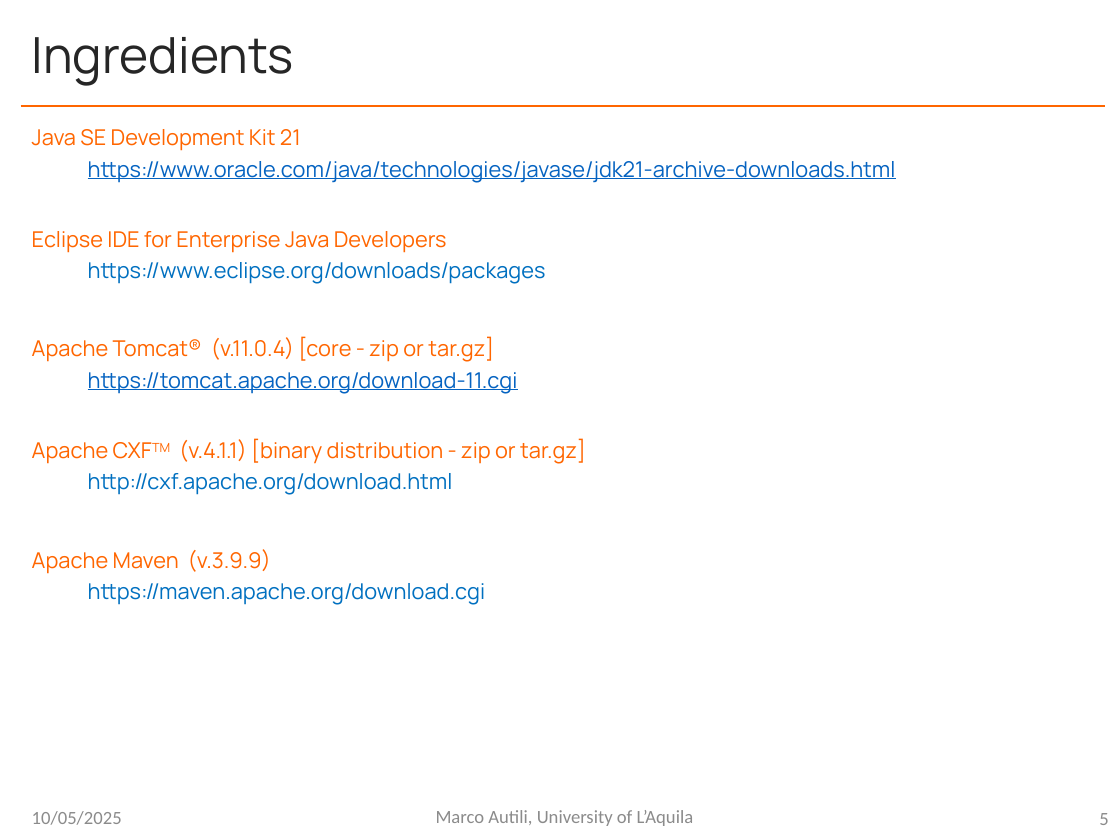
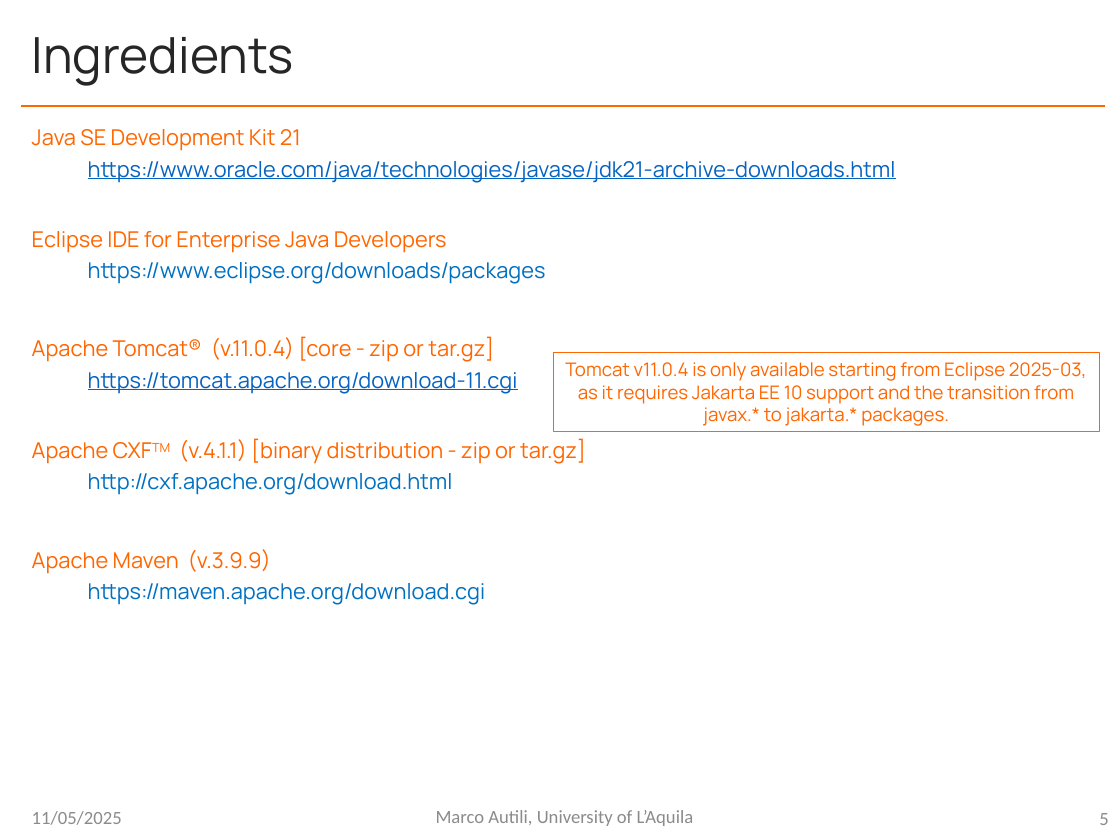
Before and after one commit to m4rylu/SOSE-projects, a slide deck: slide 5 of Midterm part 2/3_3-1 bis - Developing REST WS with Apache CXF-Maven and Asynch.pptx. Drawn at 1120x840 pixels with LibreOffice and Linux fonts; fonts in the diff are those of the drawing. Boxes give left, top, right and bottom in pixels: in the first picture for what was removed or moved away, otherwise in the second. Text is boxed around its words. In the diff, an @@ line names an element or a change of style, - is before the commit and + after.

```diff
--- a/Midterm part 2/3_3-1 bis - Developing REST WS with Apache CXF-Maven and Asynch.pptx
+++ b/Midterm part 2/3_3-1 bis - Developing REST WS with Apache CXF-Maven and Asynch.pptx
@@ rectangle added at [553,352,1099,431], fill #FFFFFF, outline #FF6600 0.5 pt, 12 pt, text #FF6600 @@
+Tomcat v11.0.4 is only available starting from Eclipse 2025-03, as it requires Jakarta EE 10 support and the transition from javax.* to jakarta.* packages.
@@ text at [32,811,122,825]: text changed @@
-10/05/2025
+11/05/2025
```
Also in this commit, not shown: 28 other slides changed.
